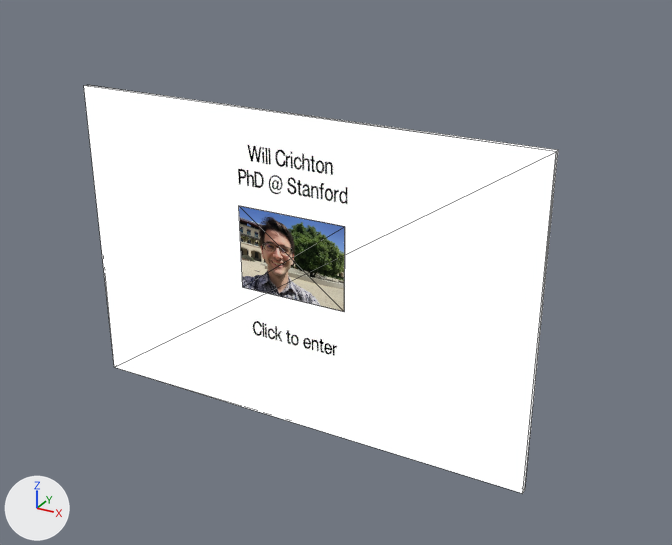
A saved change to the glTF model assets/models/website-terrain/WebsiteTerrain.gltf.
Both versions are drawn from a 50 mm camera at (8.01, -12.99, 9.84) aimed at (0.74, 0.24, 3.22). Arrows for +X, +Y and +Z are at lower left; the lights stay in place. Mesh edges are drawn as thin lines on the coarser meshes. Where no turn or scale is listed for an object, it has been applied to the vertices.

The first picture shows 'Picture', 'Text2', 'Wall'.
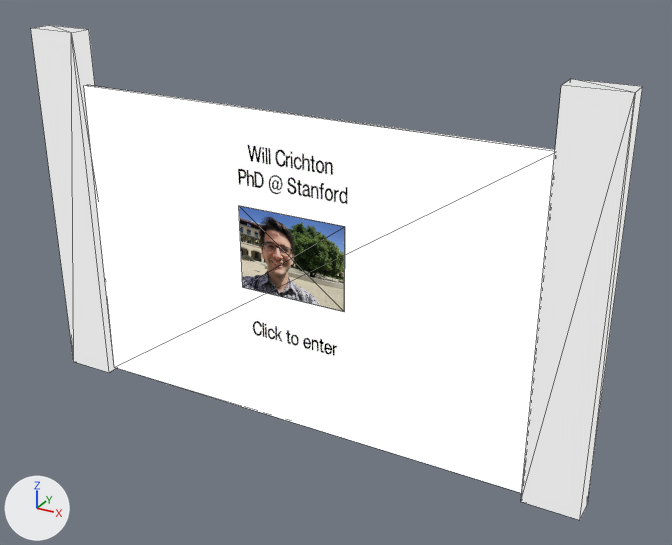
Edits to the bpy script that builds the scene:
```text
Add mat_default_post2:
    mat_default_post2 = bpy.data.materials.new('Default-Post2')
    # nodes: BsdfTransparent, Emission, LightPath, MixShader, OutputMaterial
    # colours: light grey #e0e0e0
Add mat_default_post1:
    mat_default_post1 = bpy.data.materials.new('Default-Post1')
    # nodes: BsdfTransparent, Emission, LightPath, MixShader, OutputMaterial
    # colours: light grey #e0e0e0
Add me_mesh_3_1:
    me_mesh_3_1.from_pydata(...)  # a box spanning x -0.5..0.5, y -0.23..0.23, z -3.52..3.52
    me_mesh_3_1.materials.append(mat_default_post2)
Add me_mesh_2_1:
    me_mesh_2_1.from_pydata(...)  # a box spanning x -0.5..0.5, y -0.23..0.23, z -3.52..3.52
    me_mesh_2_1.materials.append(mat_default_post1)
Add ob_post2:
    ob_post2 = bpy.data.objects.new('Post2', me_mesh_3_1)
    ob_post2.location = (5.05, 0.0, 3.51)
Add ob_post1:
    ob_post1 = bpy.data.objects.new('Post1', me_mesh_2_1)
    ob_post1.location = (-4.97, 0.0, 3.51)
```

Changed parts and their boxes [x1, y1, x2, y2] in the pictures (672 x 545 px):
'Post2', added
    after: [521, 79, 643, 520]
'Post1', added
    after: [31, 25, 116, 373]
